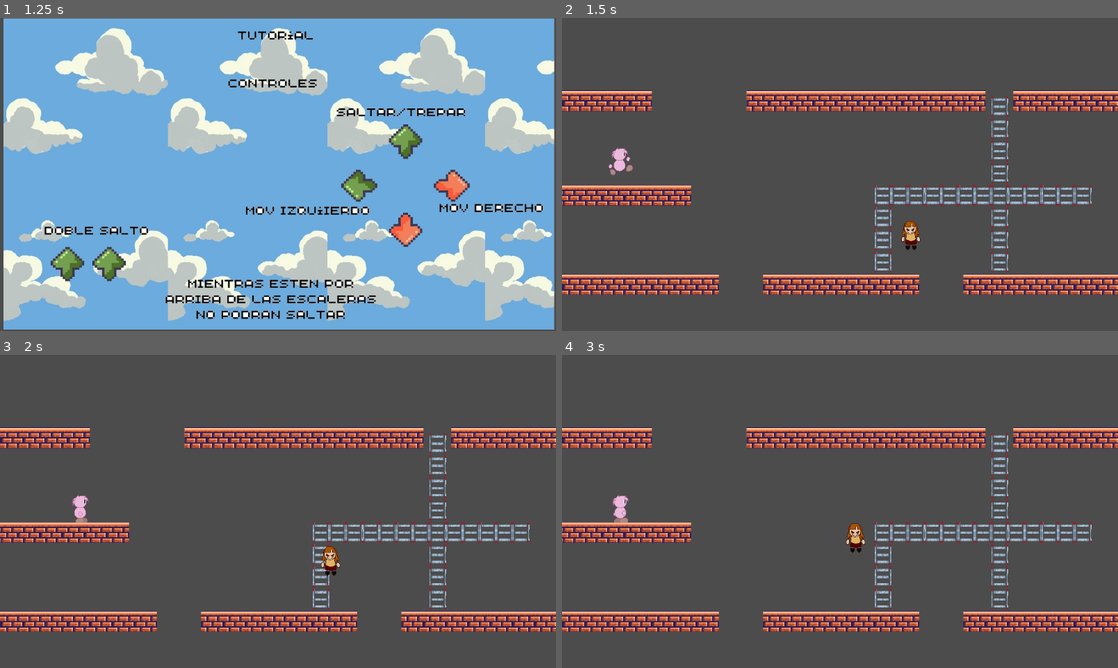
Above: before the commit, frames 1-4 (two rows, left to right).
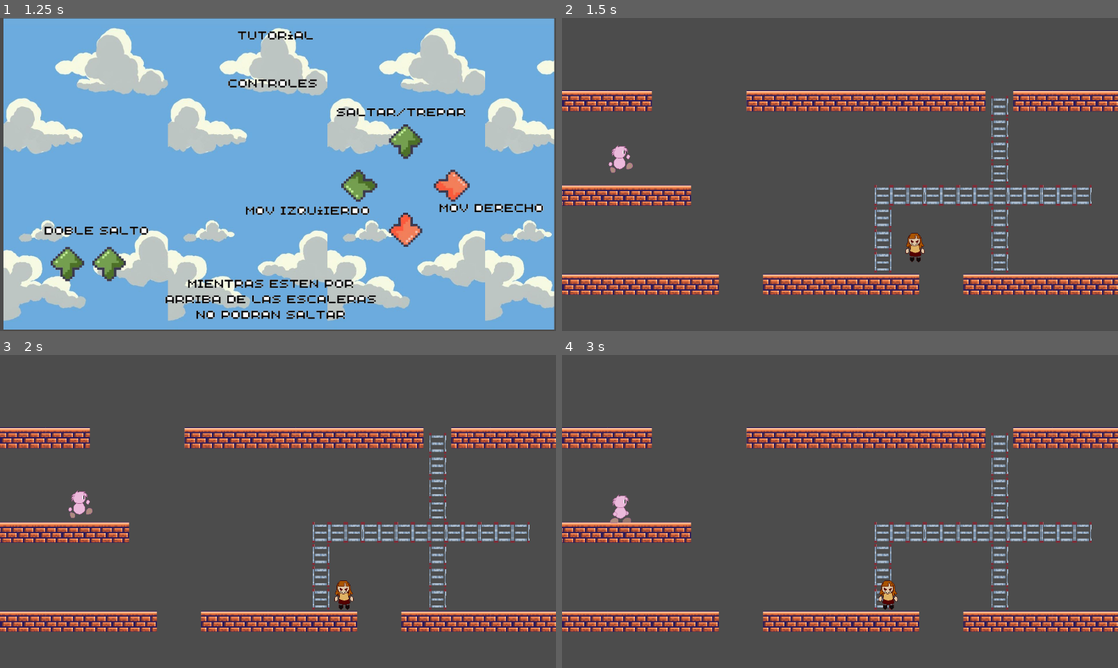
Above: after the commit, the same moments.

Repository: Unpaz-Programacion-Videojuegos-2022/Nuts-N-Milk
Game: Godot game, scene res://scenes/menu_2/menu_2.tscn
Same seed, same stepped clock (60 frames per second), same inputs: the game is played once before the commit and once after it. The project has no main scene, so this scene is started directly.
Inputs:
- Up to frame 1 (1.25 s): tap Enter (ui_accept) at 0.5, 0.77 s; hold Right (ui_right) from 0.53 s (still down)
- Up to frame 2 (1.5 s): keep holding Right (ui_right); tap Enter (ui_accept) at 1.25 s
- Up to frame 3 (2 s): keep holding Right (ui_right); tap Enter (ui_accept) at 1.52 s
- Up to frame 4 (3 s): release Right (ui_right) at 2.03 s; hold Left (ui_left) 2.03-2.78 s; hold Right (ui_right) from 2.78 s (still down)

Frame 1 is identical in both runs. In frame 2, 0.5% of the frame differs, in the area x 8-66%, y 40-78%; in frame 3, 0.6%, in the area x 12-64%, y 43-82%; in frame 4, 0.5%.

Commit message:
enemigo
ya pueden caminar y no estan flotando

Diff:
--- a/scenes/Enemy/Enemy.gd
+++ b/scenes/Enemy/Enemy.gd
@@ -2,8 +2,9 @@
 
 
 var player = null
-var move = Vector2.ZERO
-var speed = 100
+var move = Vector2()
+var speed = 50
+var gravity = 100
 
 
 
@@ -15,13 +16,14 @@
 
 
 func _physics_process(delta):
-	move = Vector2.ZERO
-
+	move = Vector2()
+	move.y += gravity * delta
+	move_and_collide(move)
 	if player != null:
 		move = position.direction_to(player.position)
 
 	else:
-		move = Vector2.ZERO
+		move = Vector2()
 	move = move.normalized() * speed
 	move = move_and_slide(move)
 
--- a/scenes/Player/Player.gd
+++ b/scenes/Player/Player.gd
@@ -1,9 +1,9 @@
 extends KinematicBody2D
 
-var gravity = 300
+var gravity = 80
 var speed = 100
 var velocity = Vector2()
-var jump = -300
+var jump = -110
 var max_speed = 200
 
 
